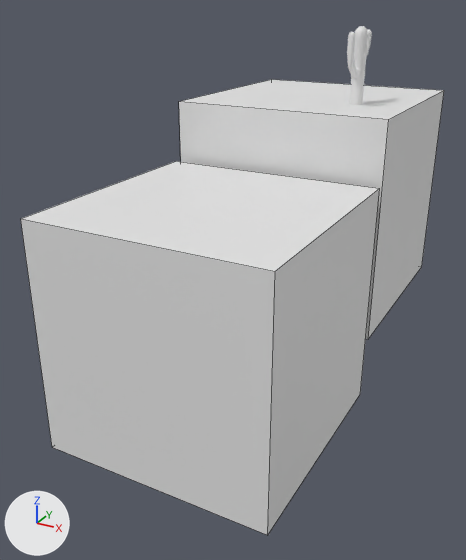
Two versions of the Blender file Practical5/cactus.blend, one commit apart.
The view is the same before and after, from a 50 mm camera at (2.44, -5.34, 1.13) aimed at (-0.19, -0.56, -1.26). Lighting does not change. The marker at lower left points along +X, +Y and +Z. Mesh edges are drawn as thin lines on the coarser meshes.

The first picture shows 'cactus', 'handle_1', 'handle_1_dest'.
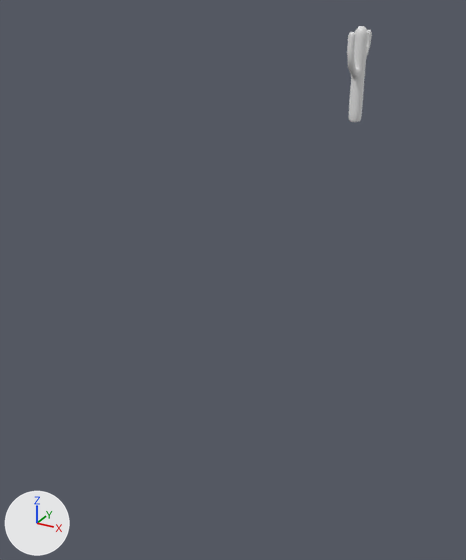
What differs and where, as boxes [x1, y1, x2, y2] in the pictures (466 x 560 px):
'handle_1_dest', hidden: before [21, 161, 379, 535]
'handle_1', hidden: before [179, 80, 444, 339]

The change, as a diff of the scene's bpy script:
```diff
--- a/Practical5/cactus.blend.py
+++ b/Practical5/cactus.blend.py
@@ ob_handle_1 @@
 ob_handle_1.location = (0.0, 0.865, -0.772)
+ob_handle_1.hide_viewport = True
@@ ob_handle_1_dest @@
 ob_handle_1_dest.location = (0.0, -1.22, -1.319)
+ob_handle_1_dest.hide_viewport = True
```
